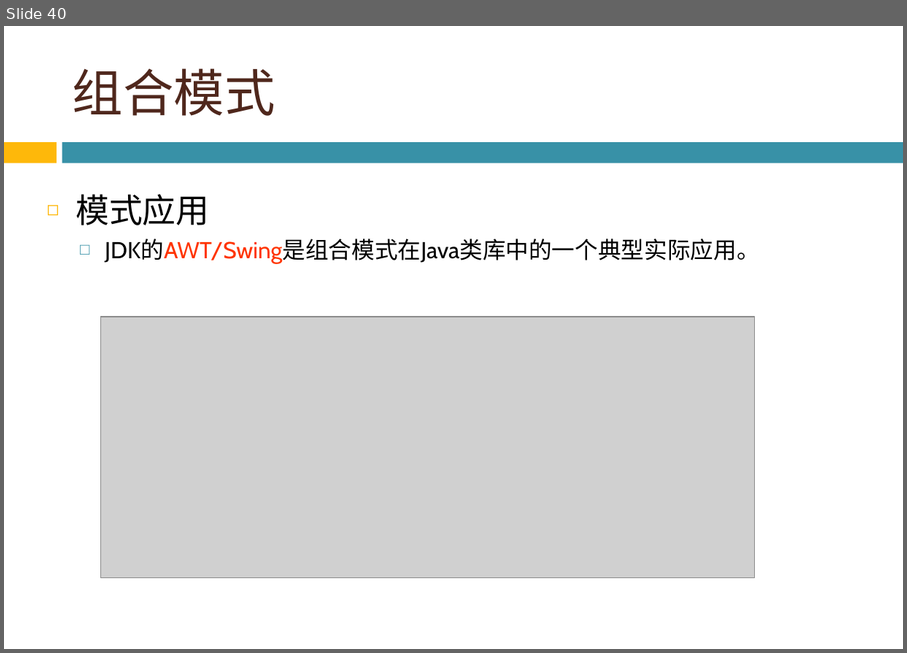
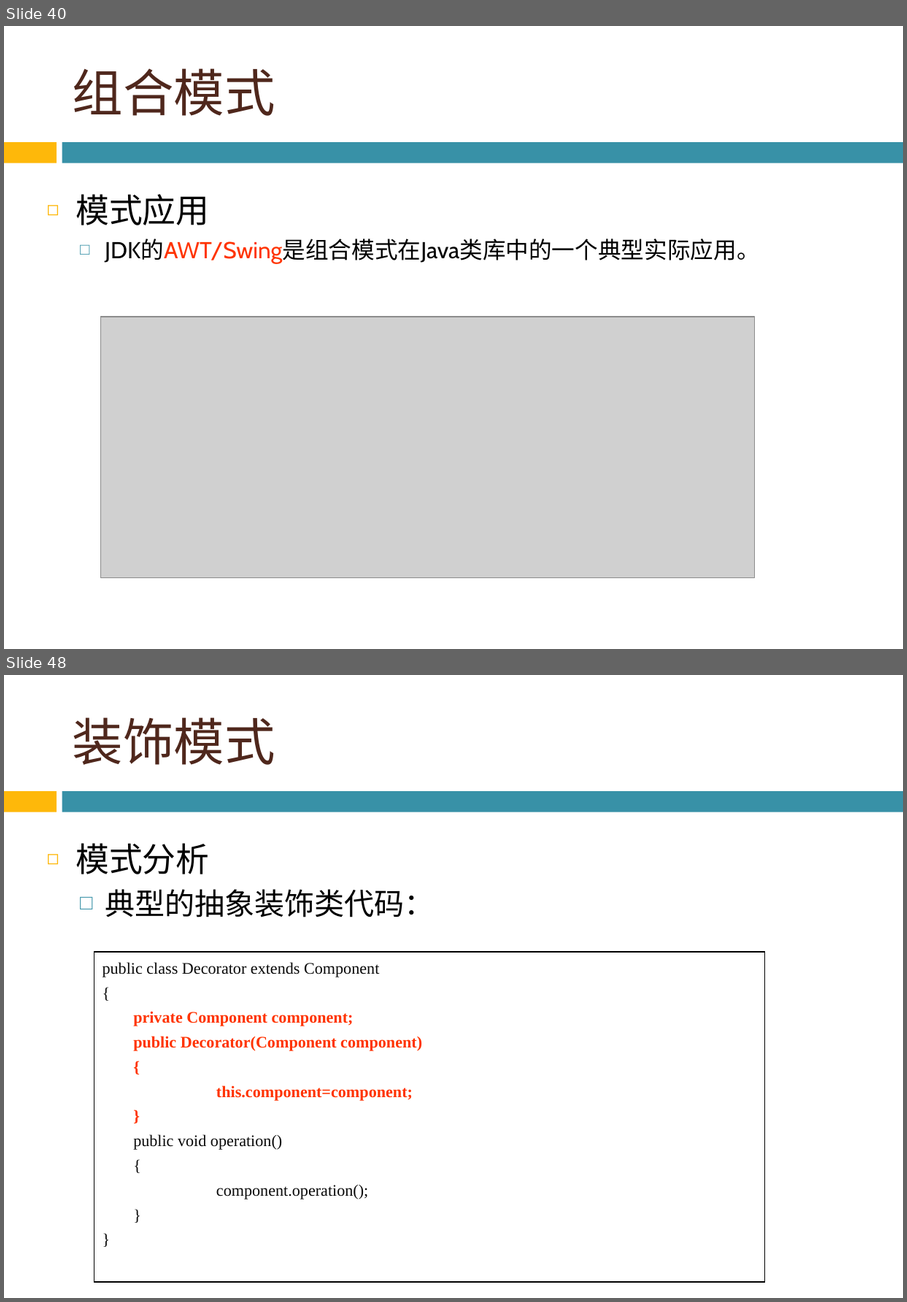
Before and after one commit to bonkboykz/jz81.github.io, a slide deck: course/smt/LectureNotes/(Spring2016)Lecture7.pptx. Shown one above the other, each under a label of ours: slide 40 before the commit, slides 40 and 48 after it; the slides between them are not shown. The pictures are 907x653 and 907x1302 pixels, drawn with LibreOffice and Linux fonts; fonts in the diff are those of the drawing; grey boxes stand for pictures; background and template pictures are left out. Boxes give left, top, right and bottom in pixels: in the first picture for what was removed or moved away, otherwise in the second. Text is boxed around its words. In the diff, an @@ line names an element or a change of style, - is before the commit and + after.

```diff
--- a/course/smt/LectureNotes/(Spring2016)Lecture7.pptx
+++ b/course/smt/LectureNotes/(Spring2016)Lecture7.pptx
@@ slide 48 added at [4, 675, 903, 1298], background picture (left out); not listed: 2 template elements that a slide beside it also shows @@
@@ title added at [73, 717, 276, 765], 44 pt, text #4F271C @@
+装饰模式
@@ text added at [76, 843, 435, 917], 26 pt, text #000000 @@
+◻ 模式分析
+  □ 典型的抽象装饰类代码：
@@ table added at [94, 952, 765, 1281], 1 rows, 1 columns @@
+public class Decorator extends Component / { / private Component component; / public Decorator(Component component) / { / this.component=component; / } / public void operation() / { / component.operation(); / } / }
```
Also in this commit, not shown: 1 slide changed, 33 other slides added.
